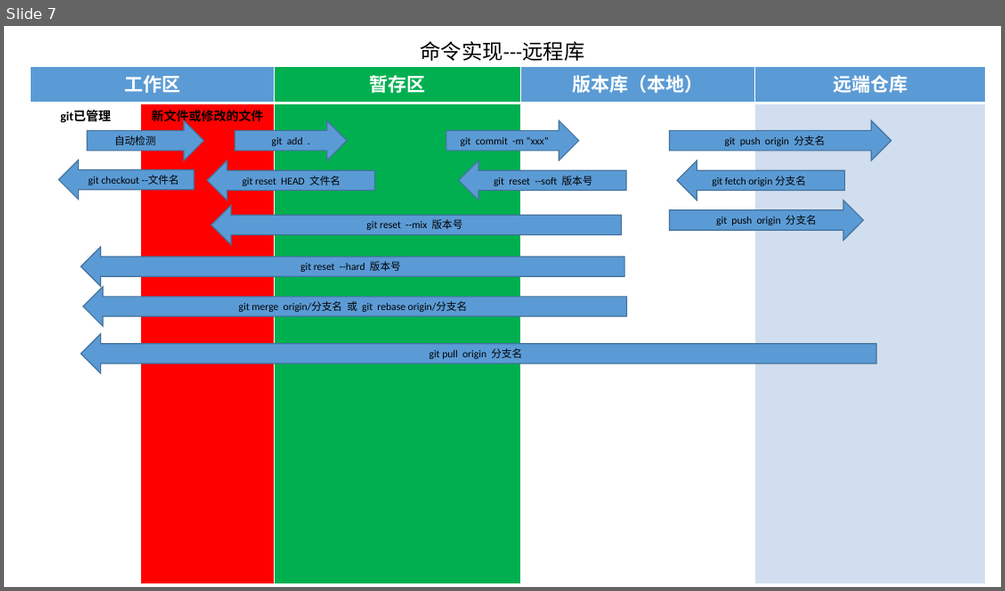
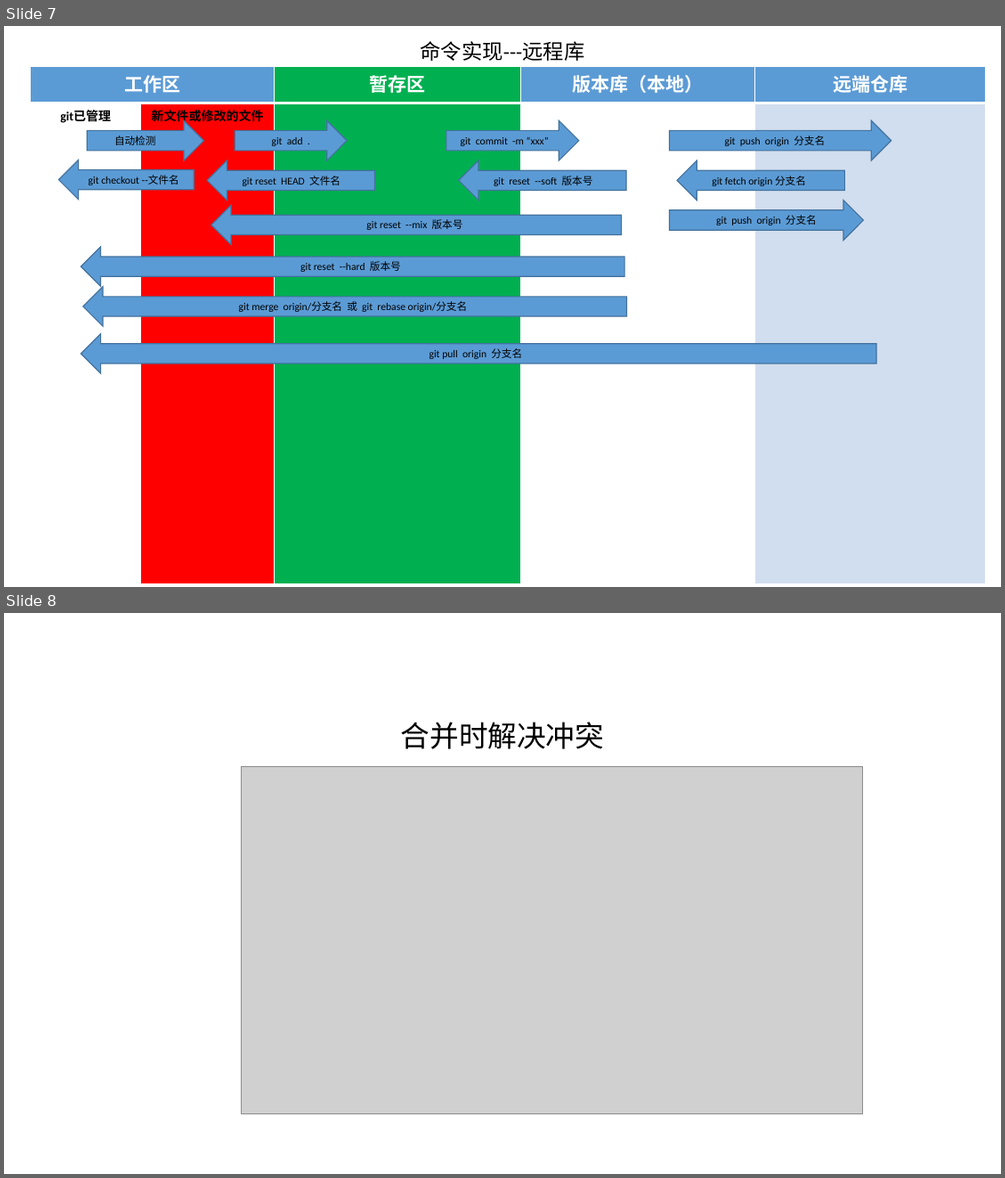
Before and after one commit to szu-lqt/codeStudy, a slide deck: gitStudy/gitStudy.pptx. Shown one above the other, each under a label of ours: slide 7 before the commit, slides 7 and 8 after it. The pictures are 1005x591 and 1005x1178 pixels, drawn with LibreOffice and Linux fonts; fonts in the diff are those of the drawing; grey boxes stand for pictures. Boxes give left, top, right and bottom in pixels: in the first picture for what was removed or moved away, otherwise in the second. Text is boxed around its words. In the diff, an @@ line names an element or a change of style, - is before the commit and + after.

```diff
--- a/gitStudy/gitStudy.pptx
+++ b/gitStudy/gitStudy.pptx
@@ slide 8 added at [4, 613, 1001, 1174], background #FFFFFF @@
@@ title added at [401, 722, 604, 749], 28 pt, text #000000 @@
+合并时解决冲突
@@ picture added at [241, 766, 863, 1114] @@
```
Also in this commit, not shown: 1 slide removed.
